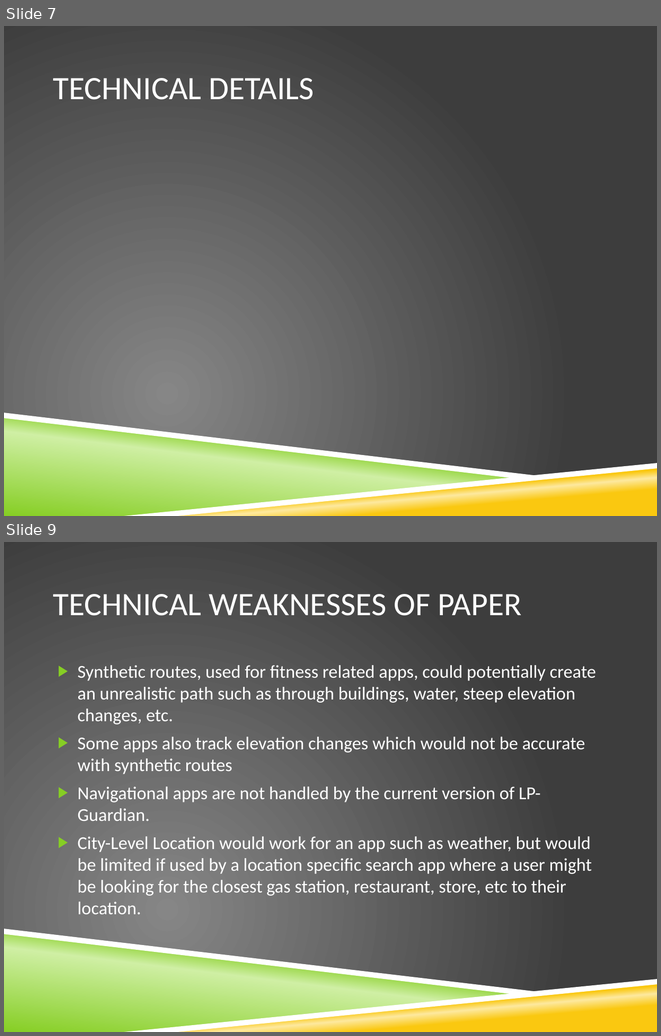
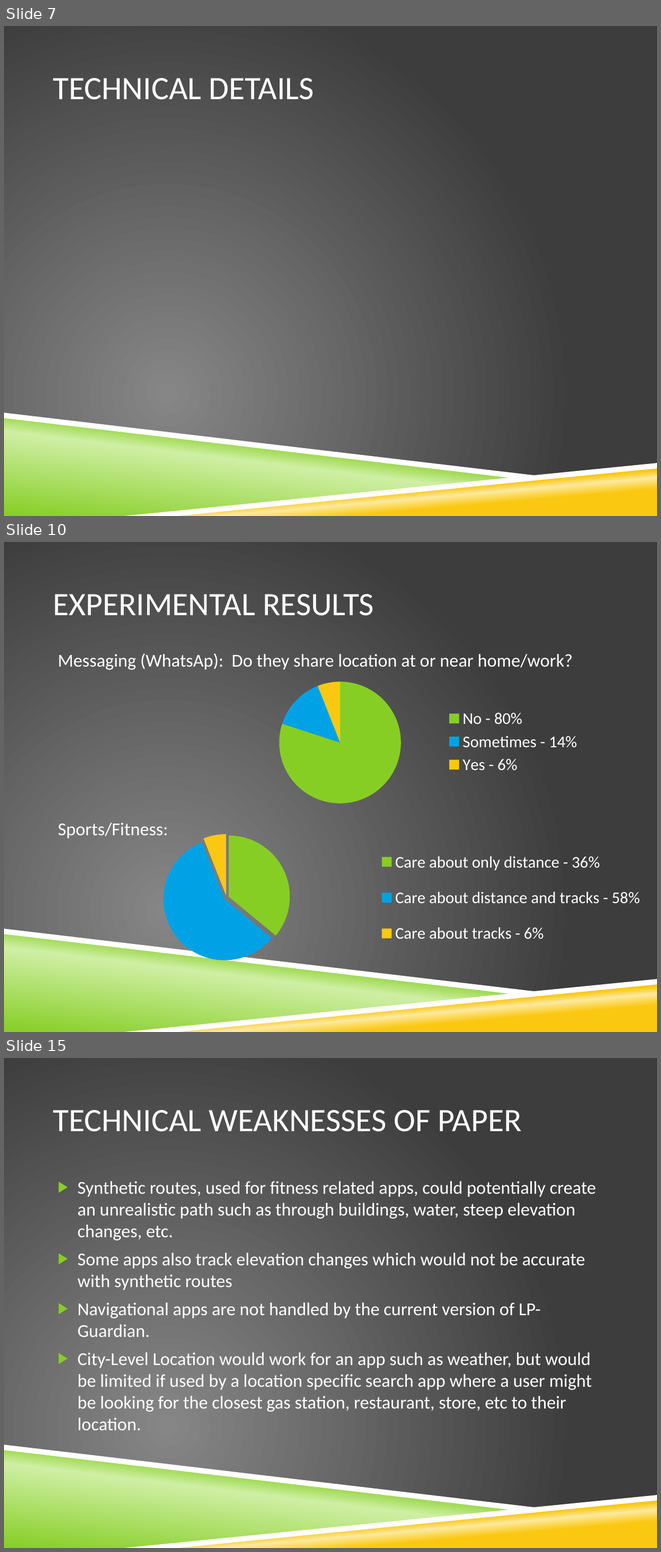
Before and after one commit to vfasburg/cse_825, a slide deck: PaperPresentation/Paper_Presentation_Fasburg_Reiff_Thomas.pptx. Shown one above the other, each under a label of ours: slides 7 and 9 before the commit, slides 7, 10 and 15 after it; the slides between them are not shown. The pictures are 661x1036 and 661x1552 pixels, drawn with LibreOffice and Linux fonts; fonts in the diff are those of the drawing; background and template pictures are left out. Boxes give left, top, right and bottom in pixels: in the first picture for what was removed or moved away, otherwise in the second. Text is boxed around its words. In the diff, an @@ line names an element or a change of style, - is before the commit and + after.

Commit message:
Added most of experimental results.

```diff
--- a/PaperPresentation/Paper_Presentation_Fasburg_Reiff_Thomas.pptx
+++ b/PaperPresentation/Paper_Presentation_Fasburg_Reiff_Thomas.pptx
@@ slide 10 added at [4, 542, 657, 1032], background picture (left out); not listed: 4 template elements that a slide beside it also shows @@
@@ title added at [53, 594, 374, 616], 36 pt, text #FFFFFF @@
+EXPERIMENTAL RESULTS
@@ text added at [58, 653, 573, 838], 20 pt, text #FFFFFF @@
+Messaging (WhatsAp): Do they share location at or near home/work?
+Sports/Fitness:
@@ pie chart added at [195, 672, 630, 812] @@
+categories: No - 80%, Sometimes - 14%, Yes - 6%
+Series 1: 80, 14, 6
@@ pie chart added at [72, 824, 655, 970] @@
+categories: Care about only distance - 36%, Care about distance and tracks - 58%, Care about tracks - 6%
+Series 1: 36, 58, 6
@@ what was slide 9 is now slide 15 @@
```
Also in this commit, not shown: 1 slide changed, 5 other slides added.
